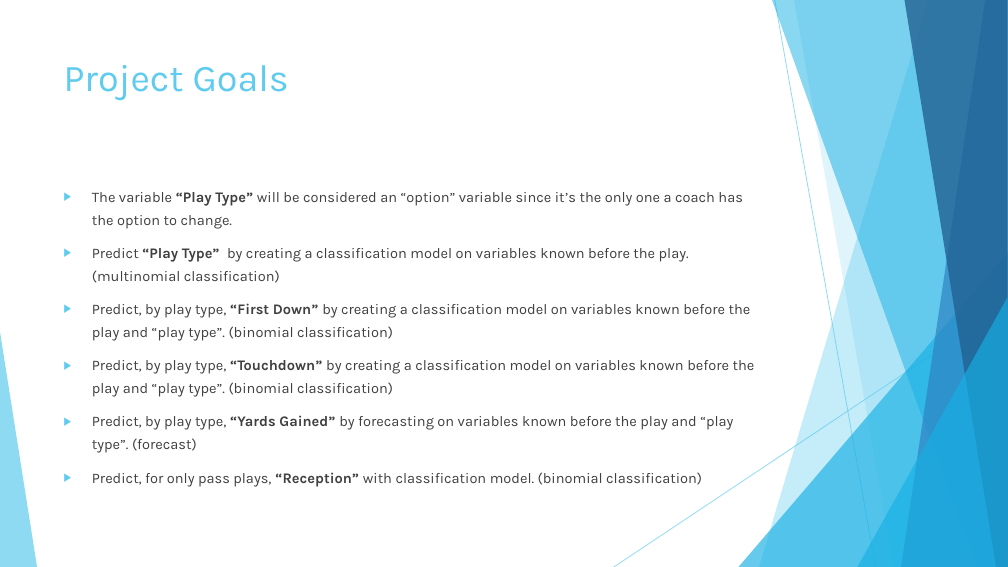
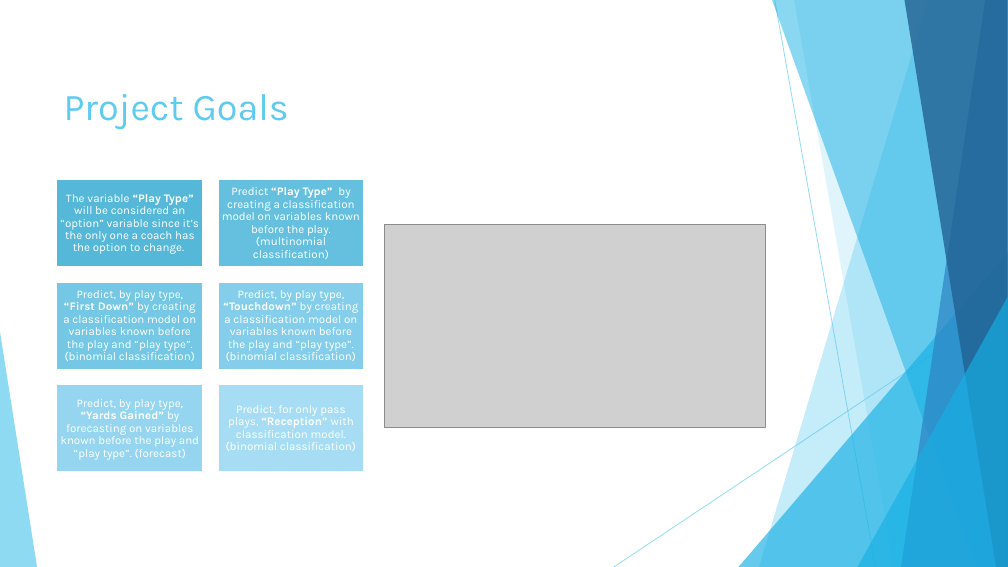
Before and after one commit to bowes-chris/footballplaycaller, a slide deck: slide 3 of Coaching Aid Presentation.pptx. Drawn at 1008x567 pixels with LibreOffice and Linux fonts; fonts in the diff are those of the drawing; grey boxes stand for pictures. Boxes give left, top, right and bottom in pixels: in the first picture for what was removed or moved away, otherwise in the second. Text is boxed around its words. In the diff, an @@ line names an element or a change of style, - is before the commit and + after.

```diff
--- a/Coaching Aid Presentation.pptx
+++ b/Coaching Aid Presentation.pptx
@@ title "Project Goals" at (64,94,289,129): vertical alignment top to middle @@
@@ text removed at (92,192,755,487) @@
-▶ The variable “Play Type” will be considered an “option” variable since it’s the only one a coach has the option to change.
-▶ Predict “Play Type” by creating a classification model on variables known before the play. (multinomial classification)
-▶ Predict, by play type, “First Down” by creating a classification model on variables known before the play and “play type”. (binomial classification)
-▶ Predict, by play type, “Touchdown” by creating a classification model on variables known before the play and “play type”. (binomial classification)
-▶ Predict, by play type, “Yards Gained” by forecasting on variables known before the play and “play type”. (forecast)
-▶ Predict, for only pass plays, “Reception” with classification model. (binomial classification)
@@ picture added at (385,225,765,427) @@
@@ group added at (57,179,364,472): 6 rectangles, 6 texts @@
+The variable “Play Type” will be considered an “option” variable since it’s the only one a coach has the option to change.
+Predict “Play Type” by creating a classification model on variables known before the play. (multinomial classification)
+Predict, by play type, “First Down” by creating a classification model on variables known before the play and “play type”. (binomial classification)
+Predict, by play type, “Touchdown” by creating a classification model on variables known before the play and “play type”. (binomial classification)
+Predict, by play type, “Yards Gained” by forecasting on variables known before the play and “play type”. (forecast)
+Predict, for only pass plays, “Reception” with classification model. (binomial classification)
```
Also in this commit, not shown: 16 other slides changed, 1 slide added, 7 slides removed.
